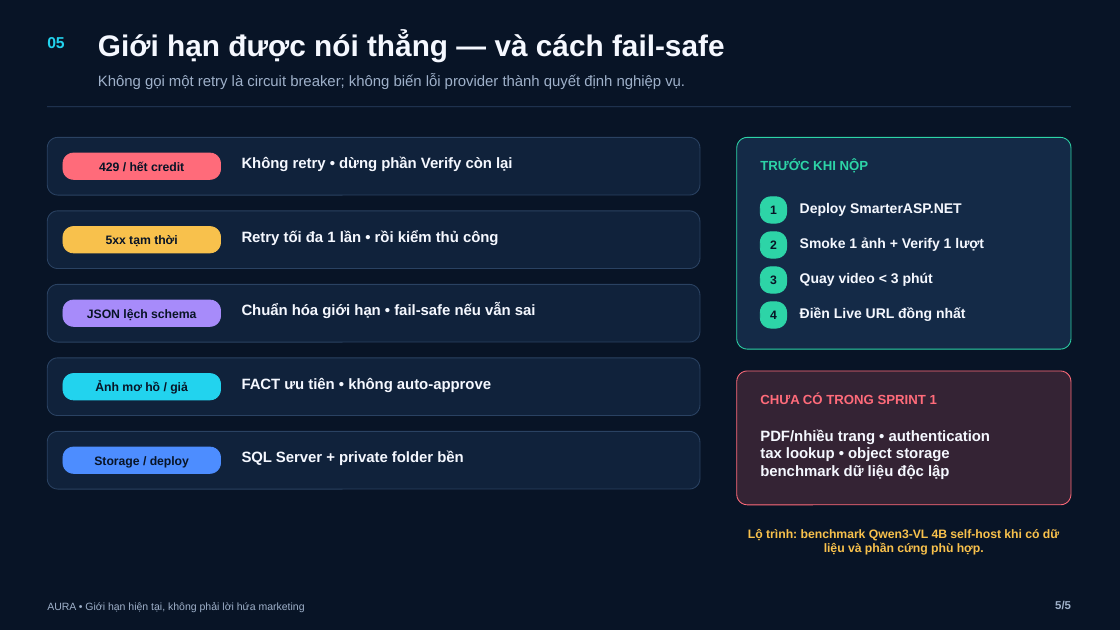
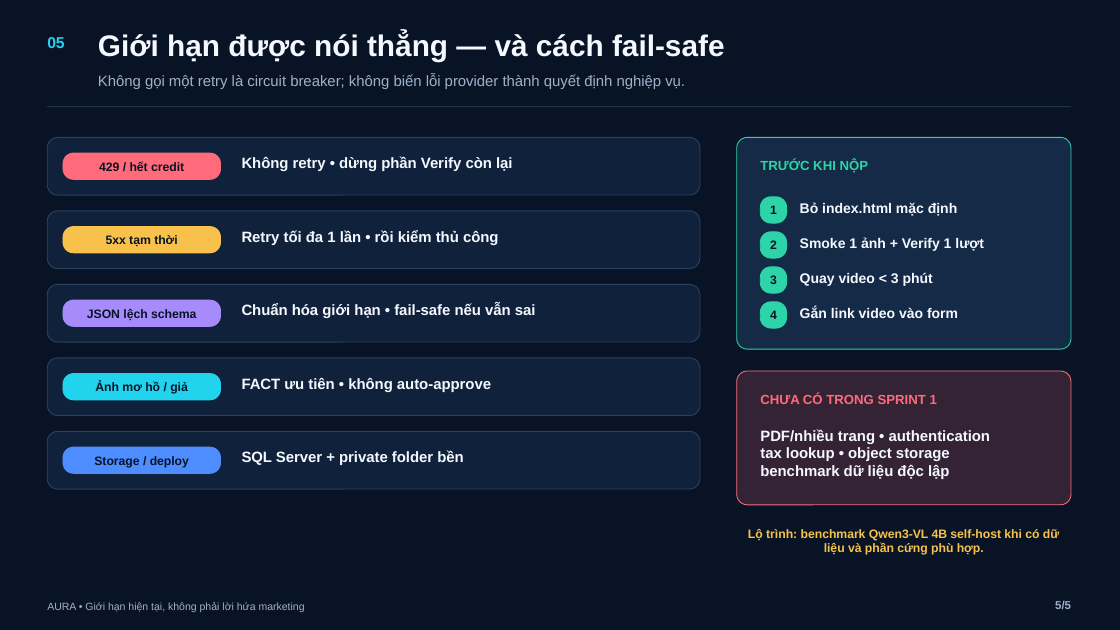
Before and after one commit to BondPhuPhamzZ/AURA, a slide deck: slide 5 of AURA/submission/AURA_5_SLIDES.pptx. Drawn at 1120x630 pixels with LibreOffice and Linux fonts; fonts in the diff are those of the drawing. Boxes give left, top, right and bottom in pixels: in the first picture for what was removed or moved away, otherwise in the second. Text is boxed around its words. In the diff, an @@ line names an element or a change of style, - is before the commit and + after.

Commit message:
docs: sync live deployment submission artifacts

```diff
--- a/AURA/submission/AURA_5_SLIDES.pptx
+++ b/AURA/submission/AURA_5_SLIDES.pptx
@@ text at <box>800,202,957,216</box>: text changed @@
-Deploy SmarterASP.NET
+Bỏ index.html mặc định
@@ text at <box>800,307,958,318</box>: text changed @@
-Điền Live URL đồng nhất
+Gắn link video vào form
```
Also in this commit, not shown: 8 other files.
